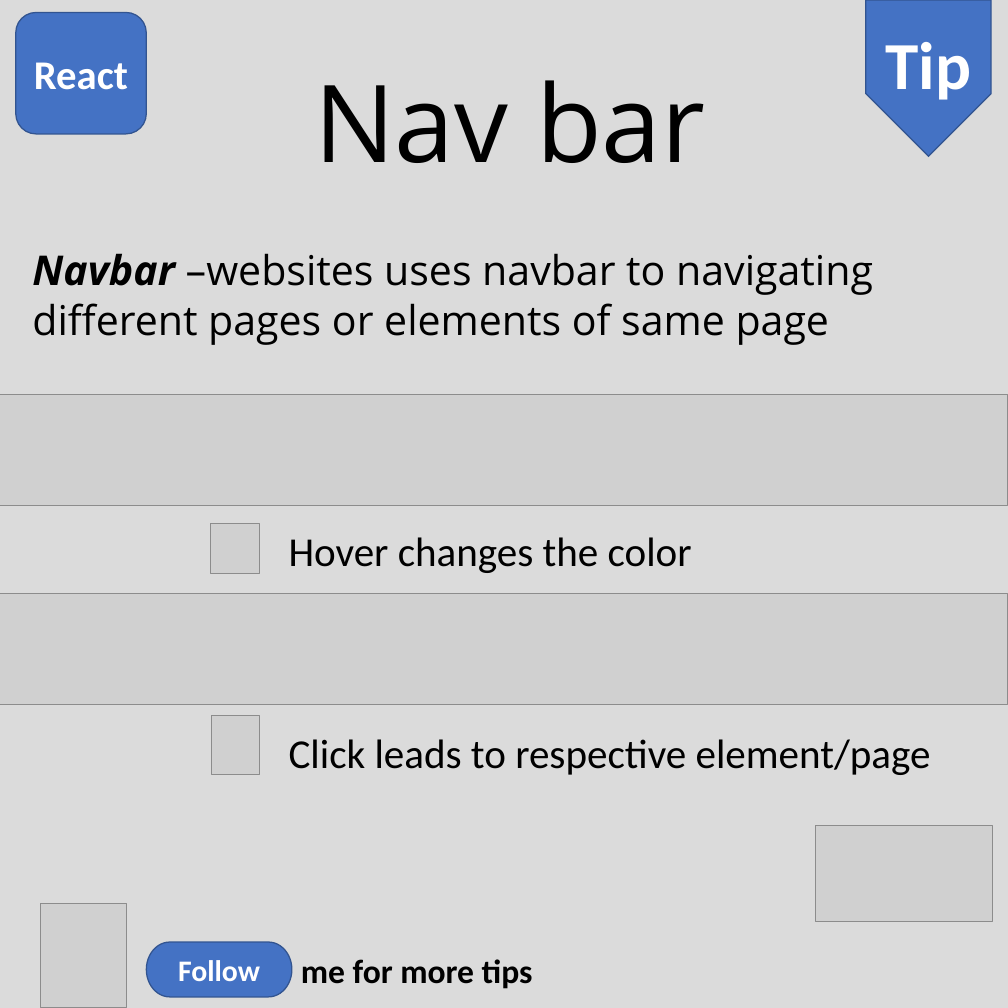
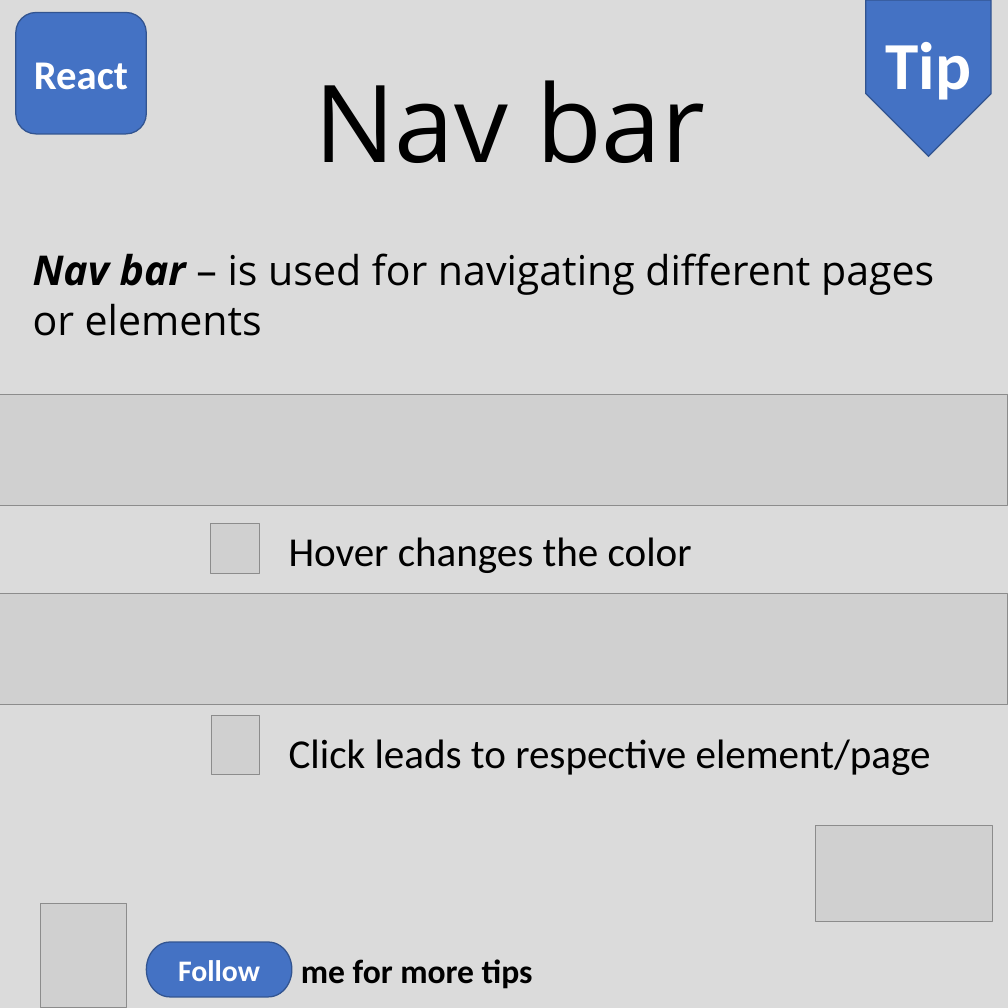
Before and after one commit to asadhasnain/tips, a slide deck: slide 1 of React/nav-bar/Nav-bar.pptx. Drawn at 1008x1008 pixels with LibreOffice and Linux fonts; fonts in the diff are those of the drawing; grey boxes stand for pictures. Boxes give left, top, right and bottom in pixels: in the first picture for what was removed or moved away, otherwise in the second. Text is boxed around its words. In the diff, an @@ line names an element or a change of style, - is before the commit and + after.

```diff
--- a/React/nav-bar/Nav-bar.pptx
+++ b/React/nav-bar/Nav-bar.pptx
@@ text at bbox=[33, 253, 934, 336]: text changed @@
-Navbar –websites uses navbar to navigating
-different pages or elements of same page
+Nav bar – is used for navigating different pages or elements
```
Also in this commit, not shown: 7 other slides changed, 2 other files.
